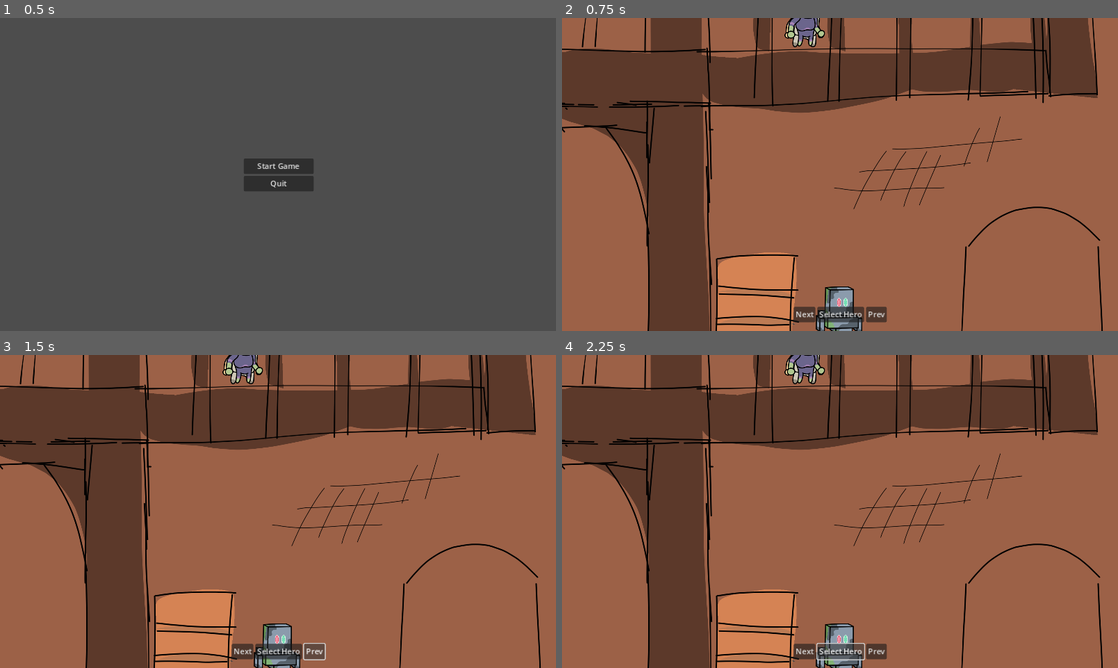
Above: before the commit, frames 1-4 (two rows, left to right).
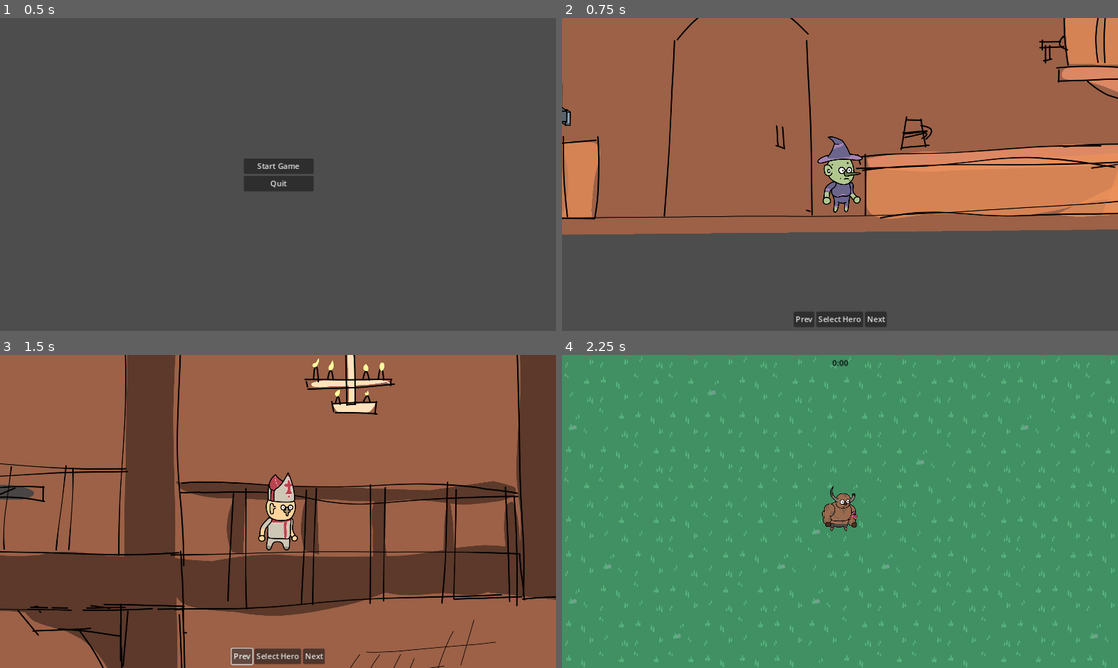
Above: after the commit, the same moments.

Repository: vinnylav/TacticsRPG
Game: Godot game, scene res://Scenes/Game/MainMenu/MainMenu.tscn
The game is run twice, just before and just after one commit, with the same random seed, the same clock (stepped at 60 frames per second) and the same inputs.
Inputs:
- Up to frame 1 (0.5 s): no input
- Up to frame 2 (0.75 s): click "Start Game" at 0.5 s
- Up to frame 3 (1.5 s): click "Prev" at 1.25 s
- Up to frame 4 (2.25 s): click "Select Hero" at 2 s

Frame 1 is identical in both runs. In frame 2, 71% of the frame differs, in the area x 0-100%, y 0-100%; in frame 3, 57%; in frame 4, 100%.
Error before the commit: Parse Error: Expected end of statement after variable declaration, found "[" instead. (res://Scenes/Game/CharatcerSelect/CharacterSelect.gd:4)

Commit message:
Trying to select actual character

Diff:
--- a/Global/Heros.gd
+++ b/Global/Heros.gd
@@ -1,3 +1,4 @@
 extends Node
 
 var characterOptions = ["res://Orc_Rig.tscn", "res://Pirate_Rig.tscn"]
+var current_hero
--- /dev/null
+++ b/Scenes/Abilities/sword_ability/sword_ability.gd
@@ -0,0 +1,4 @@
+extends Node2D
+class_name SwordAbility
+
+@onready var hitbox_component: HitboxComponent = $HitBoxComponent
--- a/Scenes/Abilities/sword_ability/sword_ability.tscn
+++ b/Scenes/Abilities/sword_ability/sword_ability.tscn
@@ -1,6 +1,9 @@
-[gd_scene load_steps=6 format=3 uid="uid://chg5o5cdpsh3p"]
+[gd_scene load_steps=9 format=3 uid="uid://chg5o5cdpsh3p"]
 
 [ext_resource type="Texture2D" uid="uid://c2vxpyrnkno7y" path="res://Assets/Sprites/Weapons/BasicClub.png" id="1_kt1qw"]
+[ext_resource type="Script" path="res://Scenes/Abilities/sword_ability/sword_ability.gd" id="1_wssge"]
+[ext_resource type="PackedScene" uid="uid://bsb6r4wd0qn5e" path="res://Scenes/Components/hit_box_component.tscn" id="2_ab7yb"]
+[ext_resource type="Script" path="res://Scenes/Components/hit_box_component.gd" id="4_6xo4s"]
 
 [sub_resource type="Animation" id="Animation_j8ln6"]
 length = 0.001
@@ -43,7 +46,7 @@
 tracks/3/type = "value"
 tracks/3/imported = false
 tracks/3/enabled = true
-tracks/3/path = NodePath("Area2D/CollisionShape2D:disabled")
+tracks/3/path = NodePath("HitBoxComponent/CollisionShape2D:disabled")
 tracks/3/interp = 1
 tracks/3/loop_wrap = true
 tracks/3/keys = {
@@ -109,7 +112,7 @@
 tracks/4/type = "value"
 tracks/4/imported = false
 tracks/4/enabled = true
-tracks/4/path = NodePath("Area2D/CollisionShape2D:disabled")
+tracks/4/path = NodePath("HitBoxComponent/CollisionShape2D:disabled")
 tracks/4/interp = 1
 tracks/4/loop_wrap = true
 tracks/4/keys = {
@@ -125,10 +128,11 @@
 "swing": SubResource("Animation_f1xq0")
 }
 
-[sub_resource type="RectangleShape2D" id="RectangleShape2D_tkqul"]
+[sub_resource type="RectangleShape2D" id="RectangleShape2D_rfpcb"]
 size = Vector2(176, 280)
 
 [node name="SwordAbility" type="Node2D"]
+script = ExtResource("1_wssge")
 
 [node name="Sprite2D" type="Sprite2D" parent="."]
 rotation = -0.772627
@@ -142,11 +146,10 @@
 "": SubResource("AnimationLibrary_xab67")
 }
 
-[node name="Area2D" type="Area2D" parent="."]
-collision_layer = 4
-collision_mask = 0
+[node name="HitBoxComponent" parent="." instance=ExtResource("2_ab7yb")]
+script = ExtResource("4_6xo4s")
 
-[node name="CollisionShape2D" type="CollisionShape2D" parent="Area2D"]
+[node name="CollisionShape2D" type="CollisionShape2D" parent="HitBoxComponent"]
 position = Vector2(70, 15)
-shape = SubResource("RectangleShape2D_tkqul")
+shape = SubResource("RectangleShape2D_rfpcb")
 disabled = true
--- a/Scenes/Abilities/sword_ability/sword_ability_controller.gd
+++ b/Scenes/Abilities/sword_ability/sword_ability_controller.gd
@@ -2,6 +2,7 @@
 
 @export var MAX_RANGE: float
 @export var sword_ability: PackedScene
+var damage = 5
 
 # Called when the node enters the scene tree for the first time.
 func _ready():
@@ -34,8 +35,10 @@
 	print("TimerTimeout")
 
 
-	var sword_instance = sword_ability.instantiate() as Node2D
+	var sword_instance = sword_ability.instantiate() as SwordAbility
 	player.get_parent().add_child(sword_instance)
+	sword_instance.hitbox_component.damage = damage
+
 	sword_instance.global_position = enemies[0].global_position
 #Random sword offset
 	sword_instance.global_position += Vector2.RIGHT.rotated(randf_range(0, TAU)) * 40
--- a/Scenes/Abilities/sword_ability/sword_ability_controller.tscn
+++ b/Scenes/Abilities/sword_ability/sword_ability_controller.tscn
@@ -1,4 +1,4 @@
-[gd_scene load_steps=3 format=3]
+[gd_scene load_steps=3 format=3 uid="uid://ck0fitapj1wut"]
 
 [ext_resource type="Script" path="res://Scenes/Abilities/sword_ability/sword_ability_controller.gd" id="1_f1dpe"]
 [ext_resource type="PackedScene" uid="uid://chg5o5cdpsh3p" path="res://Scenes/Abilities/sword_ability/sword_ability.tscn" id="2_evind"]
--- /dev/null
+++ b/Scenes/Components/expsmall_drop_component.gd
@@ -0,0 +1,24 @@
+extends Node
+
+@export_range(0,1) var drop_percent: float = .5
+@export var health_component: Node
+@export var exp_scene: PackedScene
+
+func _ready():
+	(health_component as HealthComponent).died.connect(on_died)
+
+func on_died():
+	#use drop %
+	if randf() > drop_percent:
+		return
+
+	if exp_scene == null:
+		return
+
+	if not owner is Node2D:
+		return
+
+	var spawn_position = (owner as Node2D).global_position
+	var exp_instance = exp_scene.instantiate() as Node2D
+	owner.get_parent().add_child(exp_instance)
+	exp_instance.global_position = spawn_position
--- /dev/null
+++ b/Scenes/Components/expsmall_drop_component.tscn
@@ -0,0 +1,8 @@
+[gd_scene load_steps=3 format=3 uid="uid://bv4ckxqv4timu"]
+
+[ext_resource type="Script" path="res://Scenes/Components/expsmall_drop_component.gd" id="1_ke6g7"]
+[ext_resource type="PackedScene" uid="uid://f78h2lcq2cpb" path="res://Scenes/Drops/exp_small.tscn" id="2_wgqi4"]
+
+[node name="ExpSmallDropComponent" type="Node"]
+script = ExtResource("1_ke6g7")
+exp_scene = ExtResource("2_wgqi4")
--- a/Scenes/Components/health_component.gd
+++ b/Scenes/Components/health_component.gd
@@ -9,9 +9,14 @@
 func _ready():
 	current_health = max_health
 
-func damage(damage: float):
+
+func damage(damage_amount: float):
 	#Max stops health from becoming -n
-	current_health = max(current_health - damage, 0)
+	current_health = max(current_health - damage_amount, 0)
+	Callable(check_death).call_deferred()
+
+
+func check_death():
 	if current_health == 0:
 		died.emit()
 		owner.queue_free()
--- /dev/null
+++ b/Scenes/Components/hit_box_component.gd
@@ -0,0 +1,4 @@
+extends Area2D
+class_name HitboxComponent
+
+var damage = 0
--- /dev/null
+++ b/Scenes/Components/hit_box_component.tscn
@@ -0,0 +1,5 @@
+[gd_scene format=3 uid="uid://bsb6r4wd0qn5e"]
+
+[node name="HitBoxComponent" type="Area2D"]
+collision_layer = 4
+collision_mask = 0
--- /dev/null
+++ b/Scenes/Components/hurt_box_component.tscn
@@ -0,0 +1,5 @@
+[gd_scene format=3 uid="uid://uthfjb7qp2cv"]
+
+[node name="HurtBoxComponent" type="Area2D"]
+collision_layer = 0
+collision_mask = 4
--- a/Scenes/Drops/exp_small.tscn
+++ b/Scenes/Drops/exp_small.tscn
@@ -4,7 +4,7 @@
 [ext_resource type="Texture2D" uid="uid://ciy4kg841dy0a" path="res://Assets/Sprites/Drops/ExpSmall.png" id="1_rp43g"]
 
 [sub_resource type="CircleShape2D" id="CircleShape2D_hoho5"]
-radius = 99.0
+radius = 78.0256
 
 [node name="ExpSmall" type="Node2D"]
 script = ExtResource("1_gj4je")
--- a/Scenes/Game/CharatcerSelect/CharacterSelect.gd
+++ b/Scenes/Game/CharatcerSelect/CharacterSelect.gd
@@ -1,29 +1,52 @@
 extends Node2D
 
 @onready var select_camera = $Camera2D
-var char_array [(-2436.11,950),(-5416.664,1266.667)]
-@onready var orc_pos = Vector2(-2436.11,950)
-@onready var pirate_pos = $Heros/PirateRig.global_position
-@onready var elf_pos = $Heros/ElfTemp.global_position
-@onready var golem_pos = $Heros/GolemTemp.global_position
+var char_dic = {
 
+}
+#this is your pointer that "points" to the current character selected
+var char_selected = 0
+
+var totalCharacters = 8
 
 func _ready():
+	for i in totalCharacters:
+		char_dic[i] = {
+			"position": get_node("Heros").get_child(i-1).global_position
+		}
+	print(char_dic)
 	select_camera.is_current()
-
+	#initializes the camera to char_dic[0], or w.e character u wanna start on idk
+	select_camera.global_position = char_dic[char_selected]["position"]
 
 func _process(delta):
 	pass
 
 
 func _on_next_button_pressed():
-	for n in char_array:
-		char_array += 1
-
+	char_selected += 1
+	#this checks if we're at the very front of the dictionary, meaning at position 1 in this case.
+	#if we were, then we just point to the very front of the dictionary instead.
+	if char_selected > char_dic.size()-1:
+		char_selected = 0
+	char_changed()
 
 func _on_previous_button_pressed():
-	select_camera.global_position = pirate_pos
+	char_selected -= 1
+	#this will check if we're basically at the end of the dictionary on the left
+	#or in other words, at position 0.
+	#if we are, then we set the current "pointer" to just point at the very front of the dictionary by getting the size.
+	#keep in mind, the reason we do size()-1 is bcuz our dicionary has 2 keys, but our keys start counting from 0-1.
+	if char_selected < 0:
+		char_selected = char_dic.size()-1
+	char_changed()
 
 
 func _on_select_hero_button_pressed():
+	print_debug(char_selected)
 	get_tree().change_scene_to_file("res://Scenes/Zone1/Zone1.tscn")
+
+#everytime you click next or prev, we're going to update the camera position.
+#SUGESTION: Use tween to make the process smoother and look nice instead of just setting the position!
+func char_changed():
+	select_camera.global_position = char_dic[char_selected]["position"]
--- a/Scenes/Game/CharatcerSelect/CharacterSelect.tscn
+++ b/Scenes/Game/CharatcerSelect/CharacterSelect.tscn
@@ -45,7 +45,7 @@
 texture = ExtResource("8_k3aes")
 
 [node name="WitchTemp" type="Sprite2D" parent="Heros"]
-position = Vector2(-41.667, -975)
+position = Vector2(1841.67, 1166.67)
 texture = ExtResource("9_mn64c")
 
 [node name="Sprite2D" type="Sprite2D" parent="."]
@@ -53,41 +53,35 @@
 scale = Vector2(0.5, 0.5)
 texture = ExtResource("6_r65yw")
 
-[node name="UI" type="Control" parent="."]
-layout_mode = 3
-anchors_preset = 0
-offset_left = 576.0
-offset_top = 324.0
-offset_right = 576.0
-offset_bottom = 324.0
+[node name="UI" type="CanvasLayer" parent="."]
 
 [node name="HBoxContainer" type="HBoxContainer" parent="UI"]
-layout_mode = 1
 anchors_preset = 7
 anchor_left = 0.5
 anchor_top = 1.0
 anchor_right = 0.5
 anchor_bottom = 1.0
 offset_left = -96.0
-offset_top = 275.0
+offset_top = -39.0
 offset_right = 96.0
-offset_bottom = 306.0
+offset_bottom = -8.0
 grow_horizontal = 2
 grow_vertical = 0
+
+[node name="PreviousButton" type="Button" parent="UI/HBoxContainer"]
+layout_mode = 2
+text = "Prev"
+
+[node name="SelectHeroButton" type="Button" parent="UI/HBoxContainer"]
+layout_mode = 2
+text = "Select Hero"
 
 [node name="NextButton" type="Button" parent="UI/HBoxContainer"]
 layout_mode = 2
 text = "Next"
 
-[node name="SelectHeroButton" type="Button" parent="UI/HBoxContainer"]
-layout_mode = 2
-text = "Select Hero"
+[node name="Camera2D" type="Camera2D" parent="."]
 
-[node name="PreviousButton" type="Button" parent="UI/HBoxContainer"]
-layout_mode = 2
-text = "Prev"
-
-[node name="Camera2D" type="Camera2D" parent="."]
-position = Vector2(576, 324)
-
+[connection signal="pressed" from="UI/HBoxContainer/PreviousButton" to="." method="_on_previous_button_pressed"]
 [connection signal="pressed" from="UI/HBoxContainer/SelectHeroButton" to="." method="_on_select_hero_button_pressed"]
+[connection signal="pressed" from="UI/HBoxContainer/NextButton" to="." method="_on_next_button_pressed"]
--- a/Scenes/Hero/Player.gd
+++ b/Scenes/Hero/Player.gd
@@ -3,9 +3,9 @@
 const MAX_SPEED = 700
 const ACCELERATION_SMOOTHING = 15
 
-# Called when the node enters the scene tree for the first time.
+
 func _ready():
-	pass # Replace with function body.
+	pass
 
 
 # Called every frame. 'delta' is the elapsed time since the previous frame.
--- a/Scenes/Hero/Player.tscn
+++ b/Scenes/Hero/Player.tscn
@@ -9,7 +9,7 @@
 height = 380.0
 
 [sub_resource type="CircleShape2D" id="CircleShape2D_eciyk"]
-radius = 442.0
+radius = 298.242
 
 [node name="Player" type="CharacterBody2D" groups=["player"]]
 scale = Vector2(0.5, 0.5)
--- a/Scenes/Mobs/BatEnemy.gd
+++ b/Scenes/Mobs/BatEnemy.gd
@@ -5,7 +5,7 @@
 
 # Called when the node enters the scene tree for the first time.
 func _ready():
-	$Area2D.area_entered.connect(on_area_entered)
+	$HurtBoxComponent.area_entered.connect(on_area_entered)
 
 
 # Called every frame. 'delta' is the elapsed time since the previous frame.
--- a/Scenes/Mobs/bat_enemy.tscn
+++ b/Scenes/Mobs/bat_enemy.tscn
@@ -1,11 +1,13 @@
-[gd_scene load_steps=6 format=3 uid="uid://oh7ateiwuply"]
+[gd_scene load_steps=8 format=3 uid="uid://oh7ateiwuply"]
 
 [ext_resource type="Script" path="res://Scenes/Mobs/BatEnemy.gd" id="1_04vli"]
 [ext_resource type="PackedScene" uid="uid://j6j3tq4gb3vy" path="res://Scenes/Components/health_component.tscn" id="2_bdktm"]
 [ext_resource type="PackedScene" uid="uid://77441h74nvss" path="res://Scenes/Mobs/bat_rig.tscn" id="2_bgojx"]
+[ext_resource type="PackedScene" uid="uid://bv4ckxqv4timu" path="res://Scenes/Components/expsmall_drop_component.tscn" id="3_wfaum"]
+[ext_resource type="PackedScene" uid="uid://uthfjb7qp2cv" path="res://Scenes/Components/hurt_box_component.tscn" id="4_8tx78"]
 
-[sub_resource type="CircleShape2D" id="CircleShape2D_h040k"]
-radius = 11.3737
+[sub_resource type="CircleShape2D" id="CircleShape2D_8otry"]
+radius = 111.158
 
 [sub_resource type="RectangleShape2D" id="RectangleShape2D_7atud"]
 size = Vector2(197.418, 142.385)
@@ -19,14 +21,14 @@
 
 [node name="HealthComponent" parent="." instance=ExtResource("2_bdktm")]
 
-[node name="Area2D" type="Area2D" parent="."]
-collision_layer = 0
-collision_mask = 4
+[node name="ExpDropComponent" parent="." node_paths=PackedStringArray("health_component") instance=ExtResource("3_wfaum")]
+health_component = NodePath("../HealthComponent")
 
-[node name="CollisionShape2D" type="CollisionShape2D" parent="Area2D"]
+[node name="HurtBoxComponent" parent="." instance=ExtResource("4_8tx78")]
+
+[node name="CollisionShape2D2" type="CollisionShape2D" parent="HurtBoxComponent"]
 position = Vector2(0, -20)
-scale = Vector2(10.64, 8.24)
-shape = SubResource("CircleShape2D_h040k")
+shape = SubResource("CircleShape2D_8otry")
 
 [node name="BatRig" parent="." instance=ExtResource("2_bgojx")]
 position = Vector2(0, -2)
--- a/Scenes/Zone1/Zone1.tscn
+++ b/Scenes/Zone1/Zone1.tscn
@@ -9,7 +9,6 @@
 [ext_resource type="PackedScene" uid="uid://c0jy2ykx17phr" path="res://Scenes/Hero/Player.tscn" id="4_oy78i"]
 [ext_resource type="PackedScene" uid="uid://dsot1ehkt8wuh" path="res://Scenes/Game/Managers/exp_manager.tscn" id="5_5wrah"]
 [ext_resource type="PackedScene" path="res://Scenes/Game/UI/game_ui.tscn" id="5_a68s2"]
-[ext_resource type="PackedScene" uid="uid://f78h2lcq2cpb" path="res://Scenes/Drops/exp_small.tscn" id="9_osi8g"]
 
 [node name="Main" type="Node2D"]
 
@@ -30,24 +29,3 @@
 [node name="Player" parent="." instance=ExtResource("4_oy78i")]
 
 [node name="ZoneUI" parent="." instance=ExtResource("5_a68s2")]
-
-[node name="ExpSmall" parent="." instance=ExtResource("9_osi8g")]
-position = Vector2(767, -484)
-
-[node name="ExpSmall2" parent="." instance=ExtResource("9_osi8g")]
-position = Vector2(170, -736)
-
-[node name="ExpSmall3" parent="." instance=ExtResource("9_osi8g")]
-position = Vector2(-607, -517)
-
-[node name="ExpSmall4" parent="." instance=ExtResource("9_osi8g")]
-position = Vector2(-895, 224)
-
-[node name="ExpSmall5" parent="." instance=ExtResource("9_osi8g")]
-position = Vector2(-376, 983)
-
-[node name="ExpSmall6" parent="." instance=ExtResource("9_osi8g")]
-position = Vector2(674, 830)
-
-[node name="ExpSmall7" parent="." instance=ExtResource("9_osi8g")]
-position = Vector2(1046, 182)
Not shown: 1 places in Scenes/Hero/Player.tscn that only renumber resources
Not shown: 1 places in Scenes/Zone1/Zone1.tscn that only renumber resources
